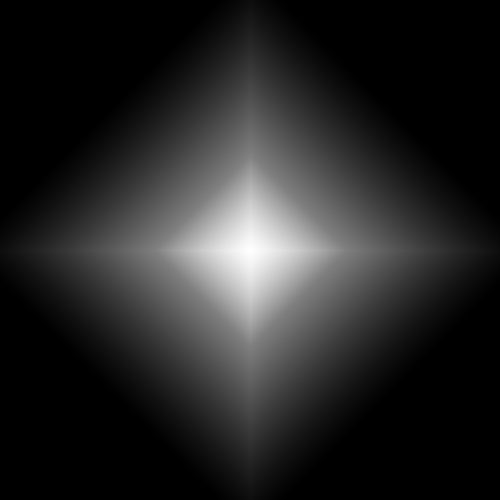
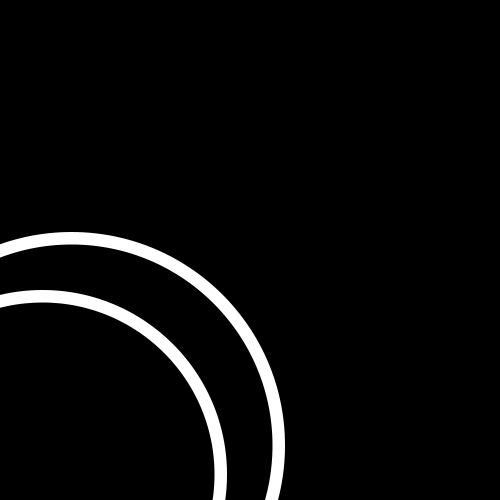
Layered file, before and after one edit (w=500, h=500). Changes by layer:
added layer "Ellipse 1 copy" above "Ellipse 1" over [0, 290, 227, 500]
added layer "Ellipse 1" above "Layer 1" over [0, 232, 285, 500]
added layer "Layer 1" above "Background" over [0, 0, 500, 500]
